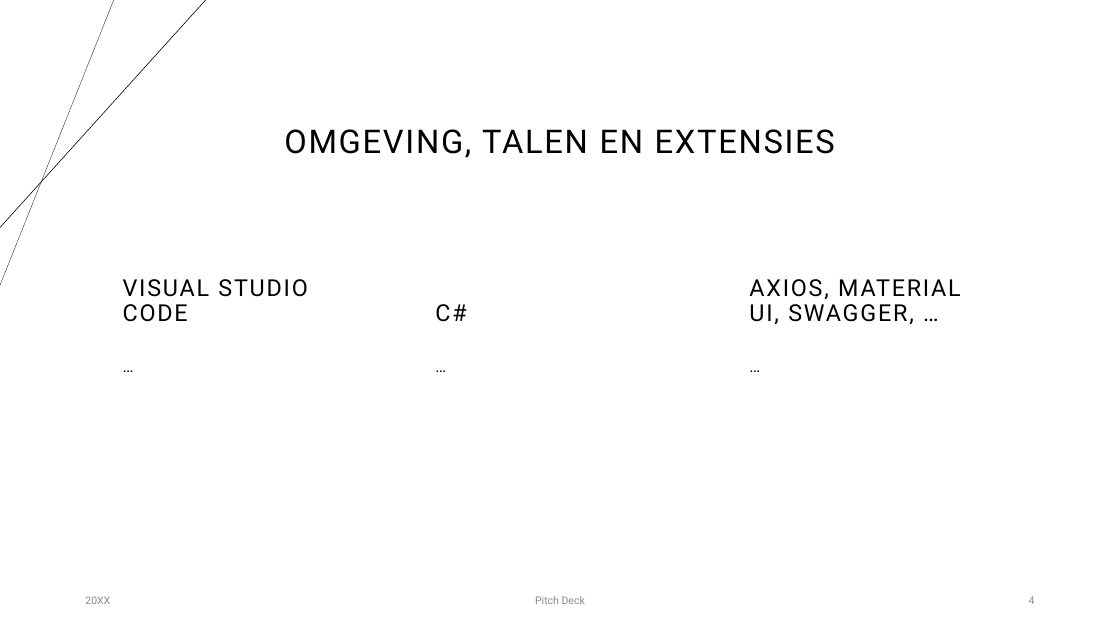
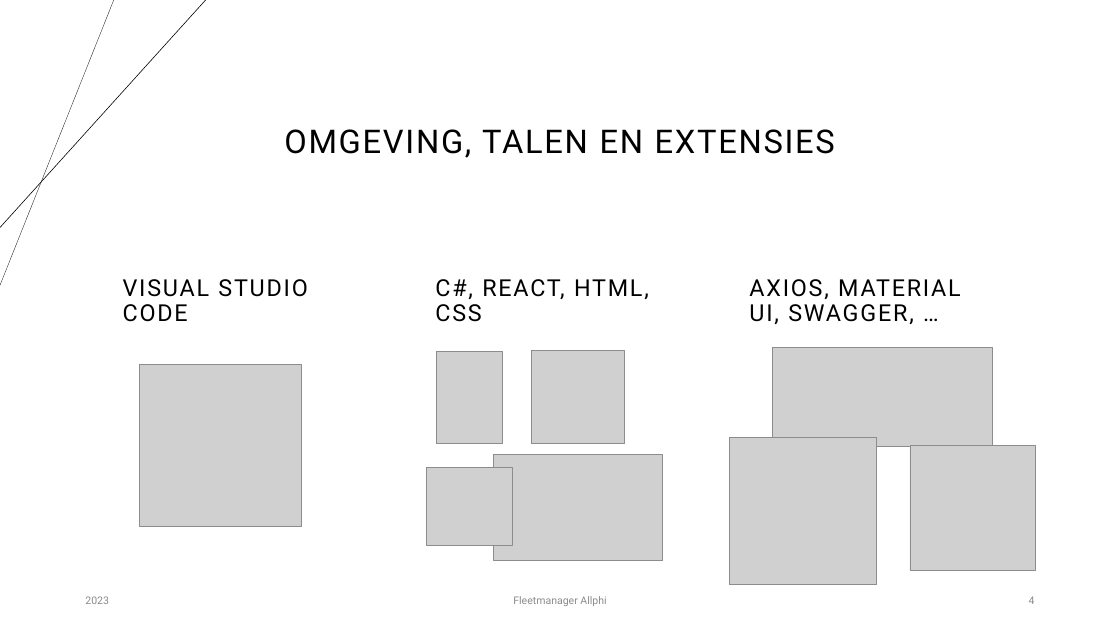
Before and after one commit to Andyke87/Groep4Fleetmanager, a slide deck: slide 4 of Fleetmanager.pptx. Drawn at 1120x630 pixels with LibreOffice and Linux fonts; fonts in the diff are those of the drawing; grey boxes stand for pictures. Boxes give left, top, right and bottom in pixels: in the first picture for what was removed or moved away, otherwise in the second. Text is boxed around its words. In the diff, an @@ line names an element or a change of style, - is before the commit and + after.

Commit message:
Update ppt

```diff
--- a/Fleetmanager.pptx
+++ b/Fleetmanager.pptx
@@ text at (435, 279, 649, 322): text changed @@
-C#
+C#, REACT, HTML, CSS
@@ text removed at (114, 352, 379, 535) @@
-…
@@ text removed at (427, 352, 693, 535) @@
-…
@@ picture added at (437, 351, 502, 444) @@
@@ picture added at (532, 350, 625, 444) @@
@@ text removed at (741, 352, 1006, 535) @@
-…
@@ picture added at (772, 348, 992, 447) @@
@@ picture added at (139, 365, 302, 527) @@
@@ picture added at (729, 438, 876, 585) @@
@@ picture added at (910, 445, 1035, 571) @@
@@ picture added at (427, 468, 512, 545) @@
@@ picture added at (494, 455, 663, 560) @@
@@ text at (85, 596, 109, 604): text changed @@
-20XX
+2023
@@ text at (513, 596, 606, 606): text changed @@
-Pitch Deck
+Fleetmanager Allphi
```
Also in this commit, not shown: 5 other slides changed, 1 slide added, 1 slide removed.
